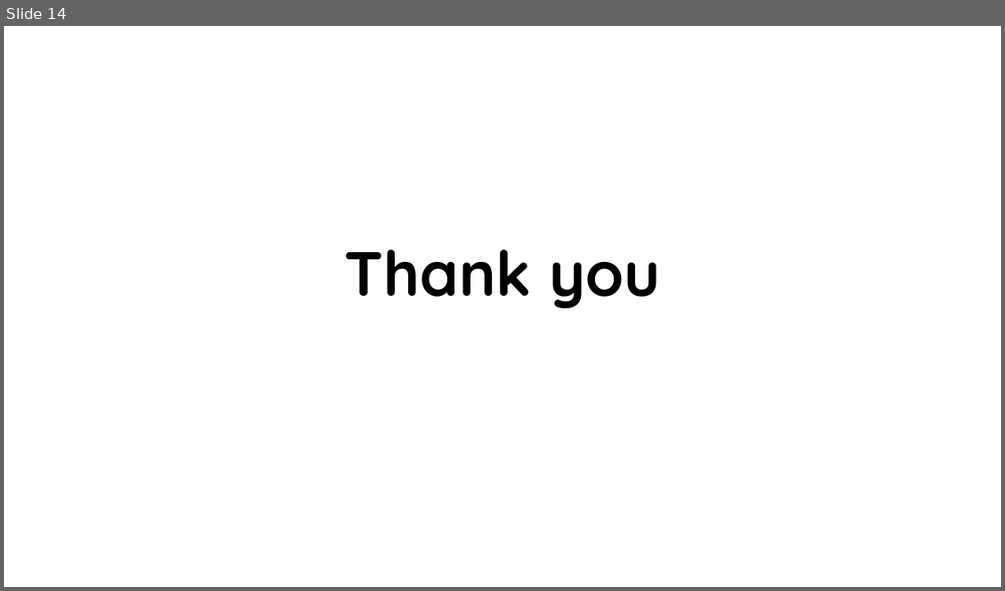
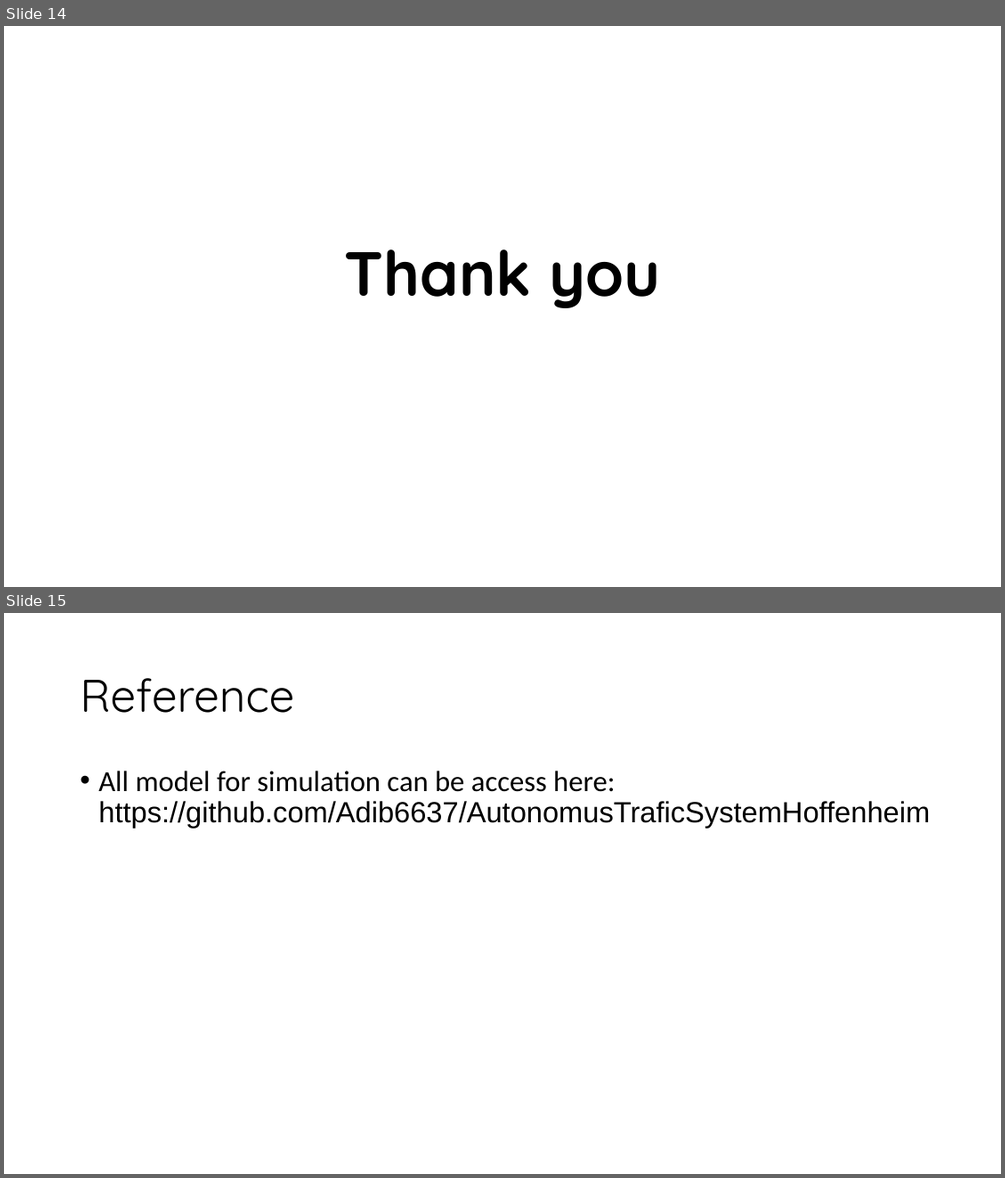
Before and after one commit to Embineer/Embineer, a slide deck: presentation/Autonomous traffic system presentation.pptx. Shown one above the other, each under a label of ours: slide 14 before the commit, slides 14 and 15 after it. The pictures are 1005x591 and 1005x1178 pixels, drawn with LibreOffice and Linux fonts; fonts in the diff are those of the drawing. Boxes give left, top, right and bottom in pixels: in the first picture for what was removed or moved away, otherwise in the second. Text is boxed around its words. In the diff, an @@ line names an element or a change of style, - is before the commit and + after.

```diff
--- a/presentation/Autonomous traffic system presentation.pptx
+++ b/presentation/Autonomous traffic system presentation.pptx
@@ slide 15 added at (4,613,1001,1174), background #FFFFFF @@
@@ title added at (80,678,294,713), 44 pt, text #000000 @@
+Reference
@@ text added at (98,771,930,827), 28 pt, text #000000 @@
+• All model for simulation can be access here: https://github.com/Adib6637/AutonomusTraficSystemHoffenheim
```
